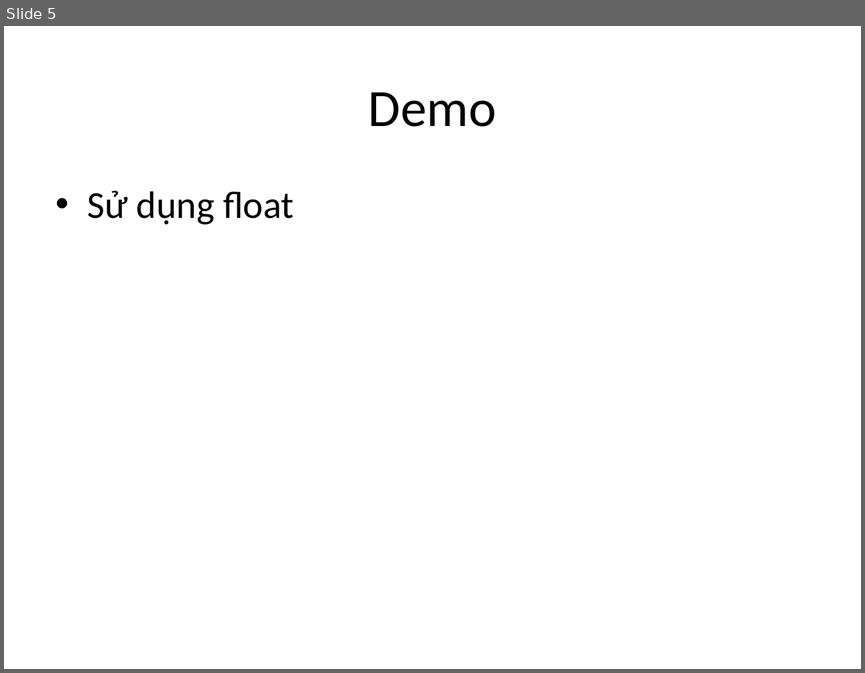
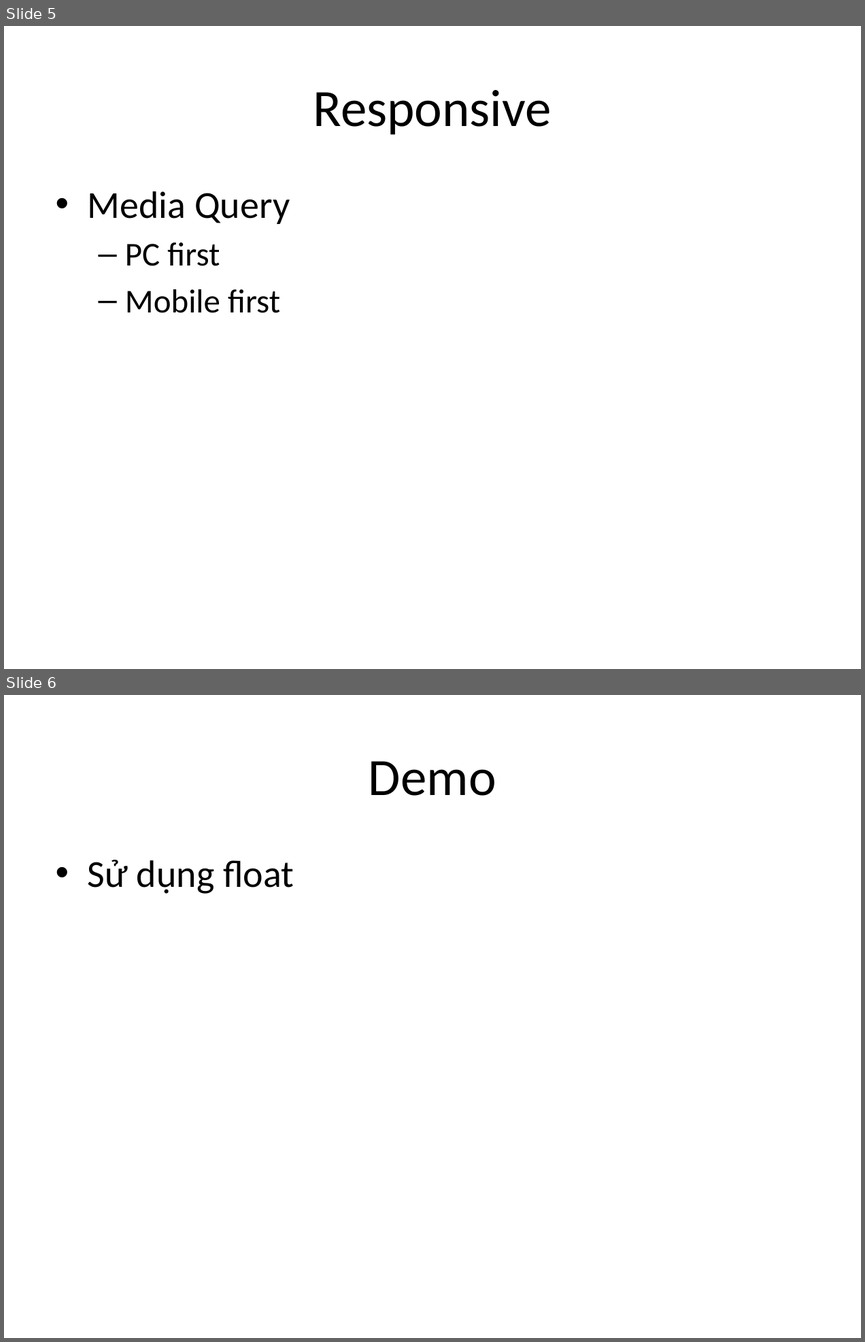
Before and after one commit to phithanh97cs/T3H, a slide deck: Front-end/6-7-8. Thực hành - Layout Website - Responsive/Responsive.pptx. Shown one above the other, each under a label of ours: slide 5 before the commit, slides 5 and 6 after it. The pictures are 865x673 and 865x1342 pixels, drawn with LibreOffice and Linux fonts; fonts in the diff are those of the drawing. Boxes give left, top, right and bottom in pixels: in the first picture for what was removed or moved away, otherwise in the second. Text is boxed around its words. In the diff, an @@ line names an element or a change of style, - is before the commit and + after.

```diff
--- a/Front-end/6-7-8. Thực hành - Layout Website - Responsive/Responsive.pptx
+++ b/Front-end/6-7-8. Thực hành - Layout Website - Responsive/Responsive.pptx
@@ slide 5 added at [4,26,861,669], background #FFFFFF @@
@@ title added at [313,90,551,135], 44 pt, text #000000 @@
+Responsive
@@ text added at [88,191,290,313], 28 pt, text #000000 @@
+• Media Query
+  – PC first
+  – Mobile first
@@ what was slide 5 is now slide 6 @@
```
Also in this commit, not shown: 4 slides changed, 6 other files.
